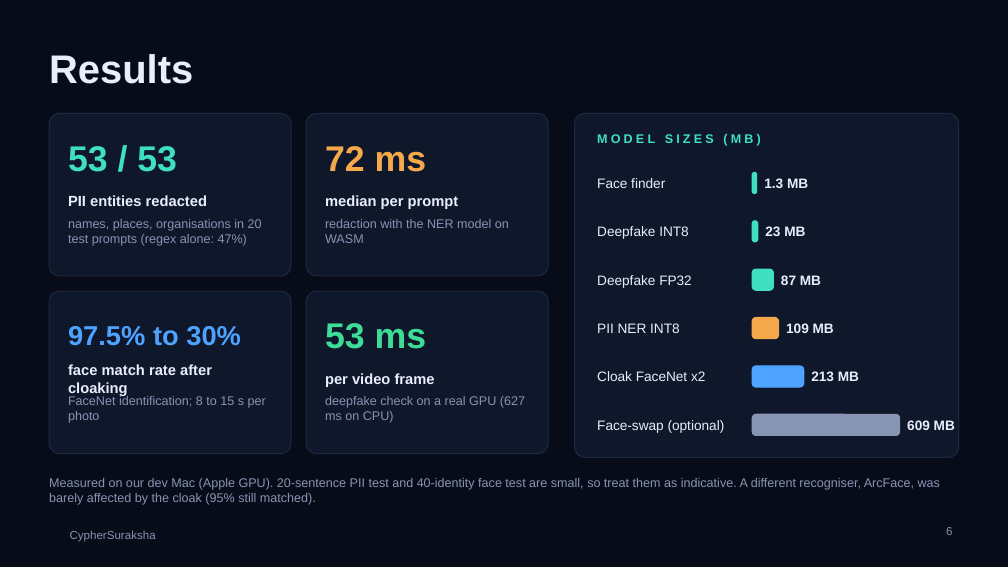
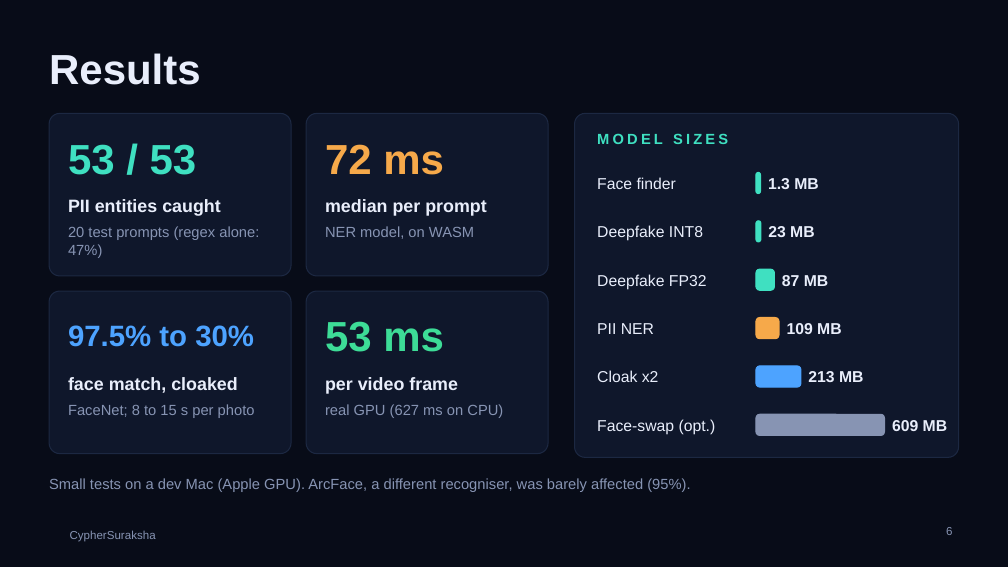
Before and after one commit to nishadiyer/CypherSuraksha, a slide deck: slide 6 of docs/pitch/CypherSuraksha-pitch.pptx. Drawn at 1008x567 pixels with LibreOffice and Linux fonts; fonts in the diff are those of the drawing; background and template pictures are left out. Boxes give left, top, right and bottom in pixels: in the first picture for what was removed or moved away, otherwise in the second. Text is boxed around its words. In the diff, an @@ line names an element or a change of style, - is before the commit and + after.

```diff
--- a/docs/pitch/CypherSuraksha-pitch.pptx
+++ b/docs/pitch/CypherSuraksha-pitch.pptx
@@ title "Results" at <box>49,53,201,85</box>: size 38 to 40 pt @@
@@ text at <box>597,133,728,144</box>: text changed; size 12 to 14 pt @@
-MODEL SIZES (MB)
+MODEL SIZES
@@ rounded rectangle: place and size @@
-rounded rectangle at <box>752,172,757,194</box>
+rounded rectangle at <box>756,172,761,194</box>
@@ text at <box>68,199,221,216</box>: text changed; size 14 to 17 pt @@
-PII entities redacted
+PII entities caught
@@ text "median per prompt" at <box>325,199,487,216</box>: size 14 to 17 pt @@
@@ text at <box>68,226,259,258</box>: text changed; size 12 to 14 pt @@
-names, places, organisations in 20 test prompts (regex alone: 47%)
+20 test prompts (regex alone: 47%)
@@ text at <box>325,226,474,239</box>: text changed; size 12 to 14 pt @@
-redaction with the NER model on WASM
+NER model, on WASM
@@ rounded rectangle: place and size @@
-rounded rectangle at <box>752,221,758,242</box>
+rounded rectangle at <box>756,221,761,242</box>
@@ rounded rectangle at <box>756,221,761,242</box>: proportions changed @@
@@ rounded rectangle at <box>756,269,774,290</box>: proportions changed @@
@@ rounded rectangle: place and size @@
-rounded rectangle at <box>752,269,774,290</box>
+rounded rectangle at <box>756,269,774,290</box>
@@ text "97.5% to 30%" at <box>68,325,254,347</box>: size 26 to 28 pt @@
@@ size 34 to 40 pt in 3 elements at <box>68,144,197,175</box>, <box>325,144,444,175</box>, <box>325,321,444,352</box> @@
@@ text at <box>597,323,654,334</box>: text changed; size 13 to 15 pt @@
-PII NER INT8
+PII NER
@@ rounded rectangle: place and size @@
-rounded rectangle at <box>752,318,779,339</box>
+rounded rectangle at <box>756,318,779,339</box>
@@ text at <box>68,377,238,393</box>: text changed; size 14 to 17 pt @@
-face match rate after cloaking
+face match, cloaked
@@ text "per video frame" at <box>325,377,458,394</box>: size 14 to 17 pt @@
@@ text at <box>597,370,659,382</box>: text changed; size 13 to 15 pt @@
-Cloak FaceNet x2
+Cloak x2
@@ rounded rectangle: place and size @@
-rounded rectangle at <box>752,366,804,387</box>
+rounded rectangle at <box>756,366,801,387</box>
@@ text at <box>68,404,255,418</box>: text changed; size 12 to 14 pt @@
-FaceNet identification; 8 to 15 s per photo
+FaceNet; 8 to 15 s per photo
@@ text at <box>325,404,503,418</box>: text changed; size 12 to 14 pt @@
-deepfake check on a real GPU (627 ms on CPU)
+real GPU (627 ms on CPU)
@@ text at <box>597,419,716,435</box>: text changed; size 13 to 15 pt @@
-Face-swap (optional)
+Face-swap (opt.)
@@ rounded rectangle: place and size @@
-rounded rectangle at <box>752,414,900,436</box>
+rounded rectangle at <box>756,414,885,436</box>
@@ size 13 to 15 pt in 9 elements at <box>597,177,676,189</box>, <box>597,225,703,241</box>, <box>597,274,707,290</box>, <box>808,371,863,382</box>, <box>787,323,841,334</box>, <box>782,275,828,286</box>, <box>768,226,814,237</box>, <box>768,178,818,189</box>, <box>892,420,947,431</box> @@
@@ text "609 MB": place and size @@
-text "609 MB" at <box>907,420,955,430</box>
+text "609 MB" at <box>892,420,947,431</box>
@@ text at <box>49,478,690,492</box>: text changed; size 12 to 14 pt @@
-Measured on our dev Mac (Apple GPU). 20-sentence PII test and 40-identity face test are small, so treat them as indicative. A different recogniser, ArcFace, was barely affected by the cloak (95% still matched).
+Small tests on a dev Mac (Apple GPU). ArcFace, a different recogniser, was barely affected (95%).
```
Also in this commit, not shown: 7 other slides changed, 1 other file.
